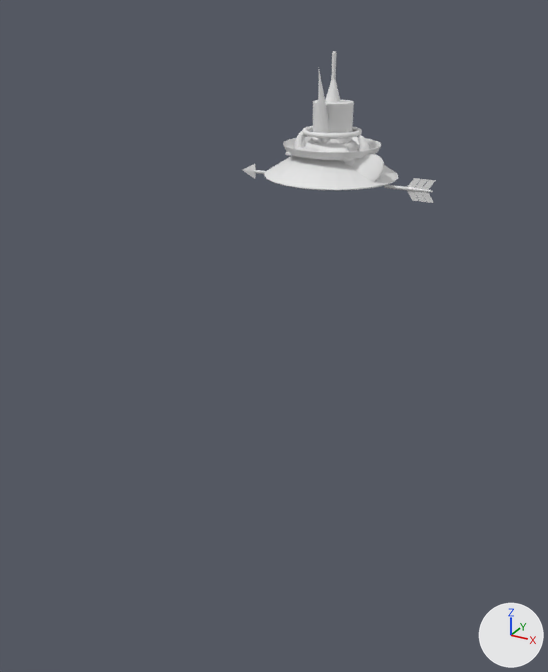
Renders of the FBX model Assets/Art/PlayerCustomitzation/Sombreros1.fbx from each side of a commit.
One viewpoint serves both versions: a camera (50 mm lens) standing at (1.9, -4.15, 2.3) and looking at (-0.49, 0.18, 0.13). Lighting does not change. The marker at lower right points along +X, +Y and +Z. The older version comes first. Where no turn or scale is listed for an object, it has been applied to the vertices. Vertices at exactly the same position are counted once.

Script lines for the objects in view, before the commit:
```python
ob_aureola = bpy.data.objects.new('Aureola', me_mesh_007)
ob_aureola.location = (0.0, 0.0, 1.5)
ob_caca = bpy.data.objects.new('Caca', me_mesh_011)
ob_caca.location = (0.0, 0.0, 1.5)
ob_desatascador = bpy.data.objects.new('Desatascador', me_mesh_002)
ob_desatascador.location = (0.0, 0.0, 1.5)
ob_flecha = bpy.data.objects.new('Flecha', me_mesh_009)
ob_flecha.location = (0.0, 0.0, 1.5)
ob_lazo = bpy.data.objects.new('Lazo', me_mesh_010)
ob_lazo.location = (0.0, 0.0, 1.5)
ob_sombrerochino = bpy.data.objects.new('SombreroChino', me_mesh_005)
ob_sombrerochino.location = (0.0, 0.0, 1.5)
ob_sombrerocopa = bpy.data.objects.new('SombreroCopa', me_mesh_003)
ob_sombrerocopa.location = (0.0, 0.0, 1.5)
ob_sombreromexicano = bpy.data.objects.new('SombreroMexicano', me_mesh_004)
ob_sombreromexicano.location = (0.0, 0.0, 1.5)
```
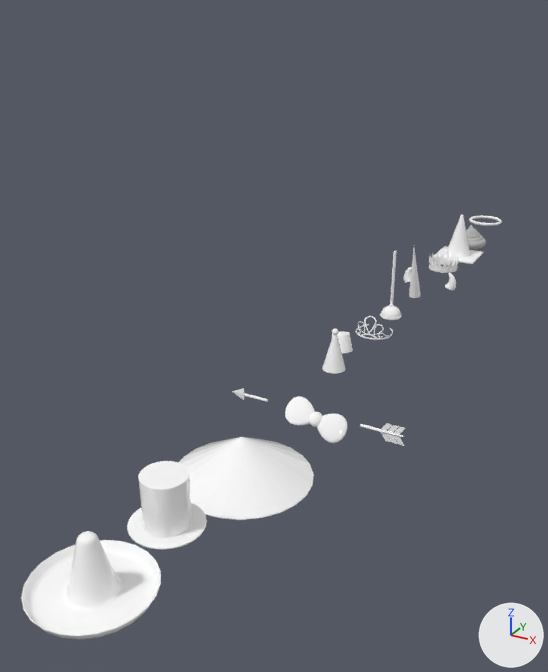
Where the change shows, as pixel boxes [x1, y1, x2, y2] in the pictures (548 x 672 px):
'SombreroMexicano', recoloured, shading changed, moved: before [283, 136, 381, 160]; after [21, 531, 161, 639]
'SombreroChino', recoloured, moved: before [264, 148, 398, 190]; after [179, 437, 314, 520]
'SombreroCopa', recoloured, moved: before [313, 99, 354, 139]; after [127, 461, 207, 549]
'Lazo', recoloured, moved: before [318, 139, 384, 182]; after [285, 396, 347, 443]
'Flecha', recoloured, moved: before [243, 164, 436, 203]; after [232, 388, 406, 446]
'Cono', recoloured, shading changed, moved: before [285, 79, 374, 161]; after [434, 214, 483, 264]
'CuernoUnicornio', recoloured, shading changed, moved: before [318, 71, 330, 144]; after [409, 248, 421, 298]
'Caca', recoloured, moved: before [305, 137, 358, 152]; after [466, 225, 486, 249]
'FiestaCumple', recoloured, shading changed, moved (not visible before): after [322, 329, 346, 374]
'Aureola', recoloured, shading changed, moved: before [302, 126, 362, 139]; after [469, 215, 502, 226]
'Desatascador', shading changed, moved (mostly hidden before): before [331, 51, 336, 79]; after [380, 251, 402, 320]
'Cuernos', moved: before [294, 131, 370, 151]; after [404, 267, 456, 291]
'Corona', added: after [429, 252, 459, 273]
'Diadema', added: after [356, 316, 393, 340]
'Fez', added: after [331, 332, 353, 353]

Edits to the bpy script that builds the scene:
```text
Change me_mesh_007:
    where me_mesh_007.from_pydata(...)  # 576 vertices, 576 faces; spans x -0.175..0.175, y -0.175..0.175, z 0.092..0.122
    me_mesh_007 part 3: all faces are now shaded flat (576 of 576 changed)
    add me_mesh_007.materials.append(mat_halomat)  # white #ffffff
Change me_mesh_009:
    where me_mesh_009.from_pydata(...)  # 211 vertices, 407 faces; spans x -0.619..0.645, y -0.01..0.01, z -0.241..-0.113
    add me_mesh_009.materials.append(mat_arrowheadmat)  # white #ffffff
Change me_mesh_005:
    where me_mesh_005.from_pydata(...)  # 74 vertices, 96 faces; spans x -0.401..0.401, y -0.395..0.407, z -0.151..0.107
    add me_mesh_005.materials.append(mat_chinesehat)  # white #ffffff
Change me_mesh_001:
    where me_mesh_001.from_pydata(...)  # 433 vertices, 862 faces; spans x -0.08..0.08, y -0.08..0.08, z 0.004..0.298
    me_mesh_001 part 6: edges marked sharp go from 48 to 0
    add me_mesh_001.materials.append(mat_partyhatmat)  # white #ffffff
Change me_mesh_003:
    where me_mesh_003.from_pydata(...)  # 640 vertices, 1276 faces; spans x -0.19..0.19, y -0.184..0.196, z -0.007..0.274
    add me_mesh_003.materials.append(mat_eleganthatmat)  # white #ffffff
Change me_mesh_006:
    where me_mesh_006.from_pydata(...)  # 25 vertices, 46 faces; spans x -0.05..0.05, y -0.197..-0.019, z -0.019..0.477
    me_mesh_006 part 4: all faces are now shaded flat (46 of 46 changed)
    add me_mesh_006.materials.append(mat_unicornhornmat)  # white #ffffff
Change me_mesh_004:
    where me_mesh_004.from_pydata(...)  # 864 vertices, 1724 faces; spans x -0.29..0.29, y -0.284..0.296, z -0.012..0.292
    me_mesh_004 part 2: edges marked sharp go from 72 to 0
    add me_mesh_004.materials.append(mat_mexicanhat)  # white #ffffff
Change me_mesh_002:
    where me_mesh_002.from_pydata(...)  # 1666 vertices, 1696 faces; spans x -0.085..0.085, y -0.085..0.085, z 0.0..0.547
    me_mesh_002 part 1: edges marked sharp go from 416 to 0
Change me_mesh_011:
    where me_mesh_011.from_pydata(...)  # 1459 vertices, 2914 faces; spans x -0.156..0.156, y -0.156..0.156, z -0.025..0.191
    add me_mesh_011.materials.append(mat_cacamat)  # grey #bcbcbc
Change me_mesh_010:
    where me_mesh_010.from_pydata(...)  # 751 vertices, 1498 faces; spans x -0.014..0.367, y -0.197..-0.055, z -0.134..0.082
    add me_mesh_010.materials.append(mat_lazomat)  # white #ffffff
Change me_mesh:
    where me_mesh.from_pydata(...)  # 348 vertices, 692 faces; spans x -0.203..0.203, y -0.203..0.203, z -0.016..0.404
    me_mesh part 5: all faces are now shaded flat (692 of 692 changed)
    add me_mesh.materials.append(mat_conemat)  # white #ffffff
Change ob_cuernos:
    ob_cuernos.location: (0.0, 0.0, 1.5) -> (0.0, 2.209, 0.0)
Change ob_aureola:
    ob_aureola.location: (0.0, 0.0, 1.5) -> (0.0, 4.11, 0.0)
Change ob_flecha:
    ob_flecha.location: (0.0, 0.0, 1.5) -> (0.0, -0.183, 0.0)
Change ob_sombrerochino:
    ob_sombrerochino.location: (0.0, 0.0, 1.5) -> (0.0, -1.074, 0.0)
Change ob_fiestacumple:
    ob_fiestacumple.location: (0.0, 0.0, 1.5) -> (0.0, 0.149, 0.0)
Change ob_sombrerocopa:
    ob_sombrerocopa.location: (0.0, 0.0, 1.5) -> (0.0, -1.777, 0.0)
Change ob_cuernounicornio:
    ob_cuernounicornio.location: (0.0, 0.0, 1.5) -> (0.0, 1.878, 0.0)
Change ob_sombreromexicano:
    ob_sombreromexicano.location: (0.0, 0.0, 1.5) -> (0.0, -2.306, 0.0)
Change ob_desatascador:
    ob_desatascador.location: (0.0, 0.0, 1.5) -> (0.0, 1.234, 0.0)
Change ob_caca:
    ob_caca.location: (0.0, 0.0, 1.5) -> (0.0, 3.55, 0.0)
Change ob_lazo:
    ob_lazo.location: (0.0, 0.0, 1.5) -> (0.0, -0.366, 0.0)
Change ob_cono:
    ob_cono.location: (0.0, 0.0, 1.5) -> (0.0, 3.103, 0.0)
Add ob_corona:
    ob_corona = bpy.data.objects.new('Corona', me_mesh_004_1)  # 288 vertices, 288 faces; spans x -0.141..0.141, y -0.141..0.141, z -0.003..0.117; in mat_crownmat (white #ffffff)
    ob_corona.location = (0.0, 2.609, 0.0)
Add ob_diadema:
    ob_diadema = bpy.data.objects.new('Diadema', me_mesh_007_1)  # 1873 vertices, 3763 faces; spans x -0.136..0.139, y -0.148..0.111, z -0.009..0.165; in mat_diademamat (white #ffffff)
    ob_diadema.location = (0.0, 0.895, 0.0)
Add ob_fez:
    ob_fez = bpy.data.objects.new('Fez', me_mesh_005_1)  # 774 vertices, 1538 faces; spans x -0.169..-0.005, y -0.032..0.131, z -0.033..0.13; in mat_fezmat (white #ffffff)
    ob_fez.location = (0.0, 0.419, 0.0)
```
